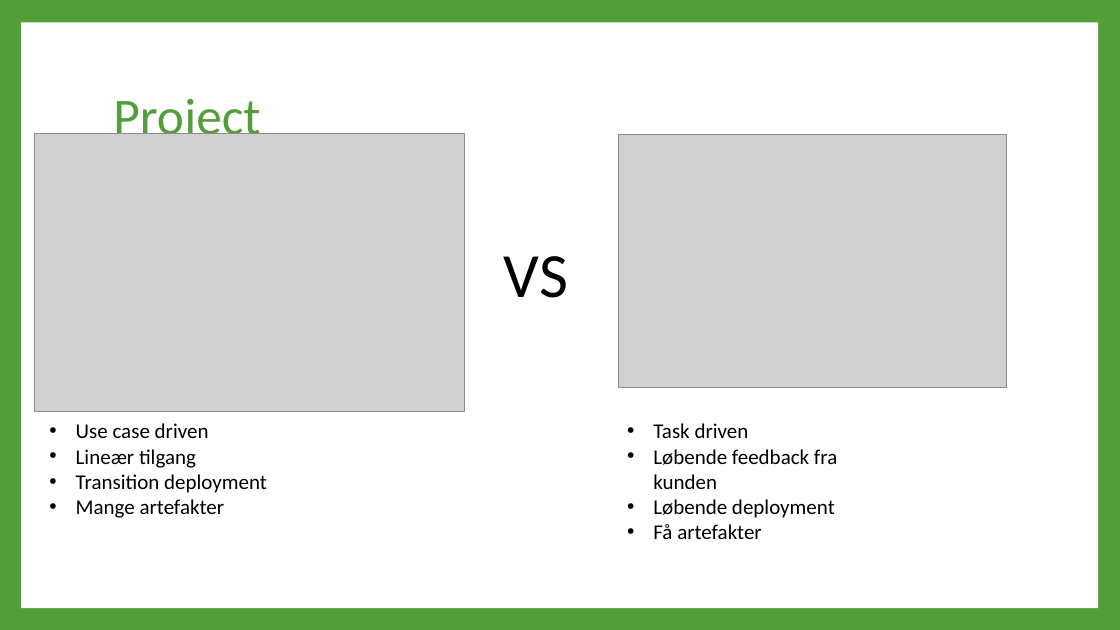
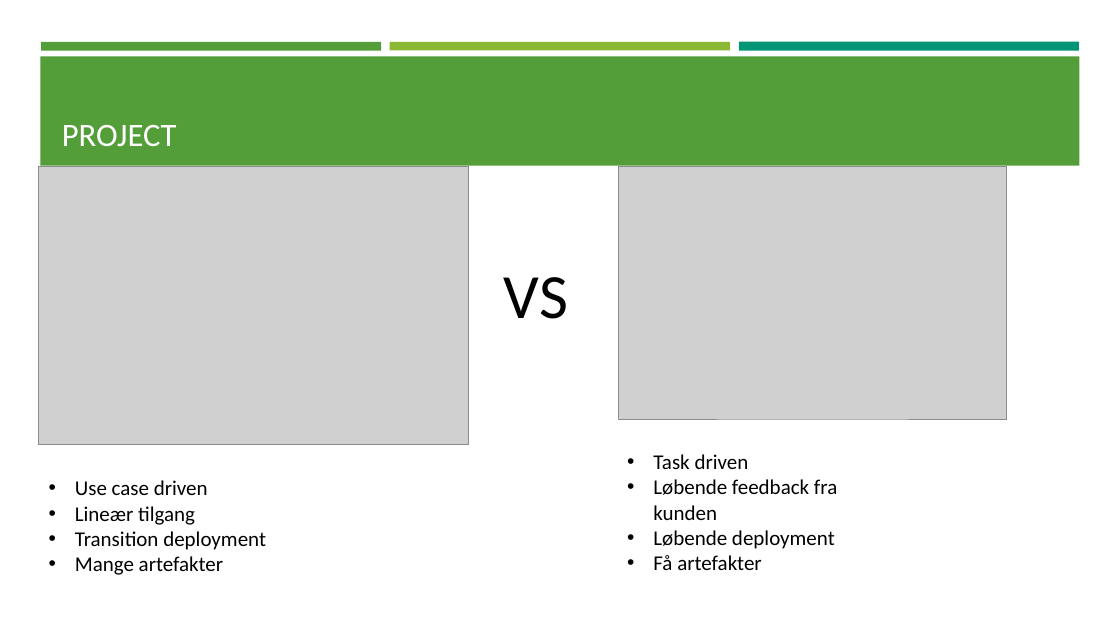
Before and after one commit to C-Strunge/3.SemesterSWD-Eksamen.Final, a slide deck: slide 5 of The Next præsentation.pptx. Drawn at 1120x630 pixels with LibreOffice and Linux fonts; fonts in the diff are those of the drawing; grey boxes stand for pictures. Boxes give left, top, right and bottom in pixels: in the first picture for what was removed or moved away, otherwise in the second. Text is boxed around its words. In the diff, an @@ line names an element or a change of style, - is before the commit and + after.

```diff
--- a/The Next præsentation.pptx
+++ b/The Next præsentation.pptx
@@ background #549E39 to #FFFFFF @@
@@ rectangle removed at [21,23,1098,608] @@
@@ rectangle added at [40,56,1080,166], fill #549E39 @@
@@ rectangle added at [41,42,381,50], fill #549E39 @@
@@ rectangle added at [390,42,730,50], fill #8AB833 @@
@@ rectangle added at [739,42,1079,51], fill #029676 @@
@@ title "PROJECT" at [62,125,177,146]: vertical alignment middle to bottom @@
@@ title at [62,125,177,146]: text changed; size 44 to 28 pt; text colour #549E39 to #FFFFFF @@
-Project
+PROJECT
@@ picture: place and size @@
-picture at [34,134,464,412]
+picture at [39,166,469,444]
@@ picture: place and size @@
-picture at [619,134,1007,387]
+picture at [619,166,1007,419]
@@ text "VS": place and size @@
-text "VS" at [504,256,568,298]
+text "VS" at [504,277,568,319]
@@ text "Task driven": place and size @@
-text "Task driven" at [653,423,837,539]
+text "Task driven" at [653,454,837,570]
@@ text "Use case driven": place and size @@
-text "Use case driven" at [76,423,267,518]
+text "Use case driven" at [75,480,266,575]
```
Also in this commit, not shown: 5 other slides changed.
